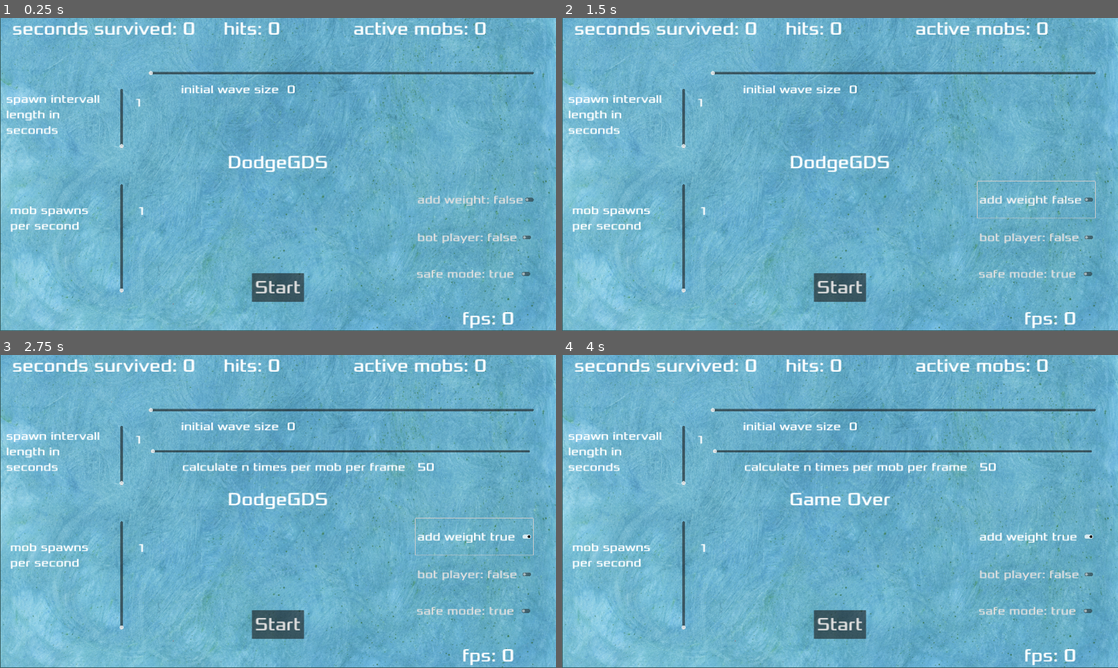
Above: before the commit, frames 1-4 (two rows, left to right).
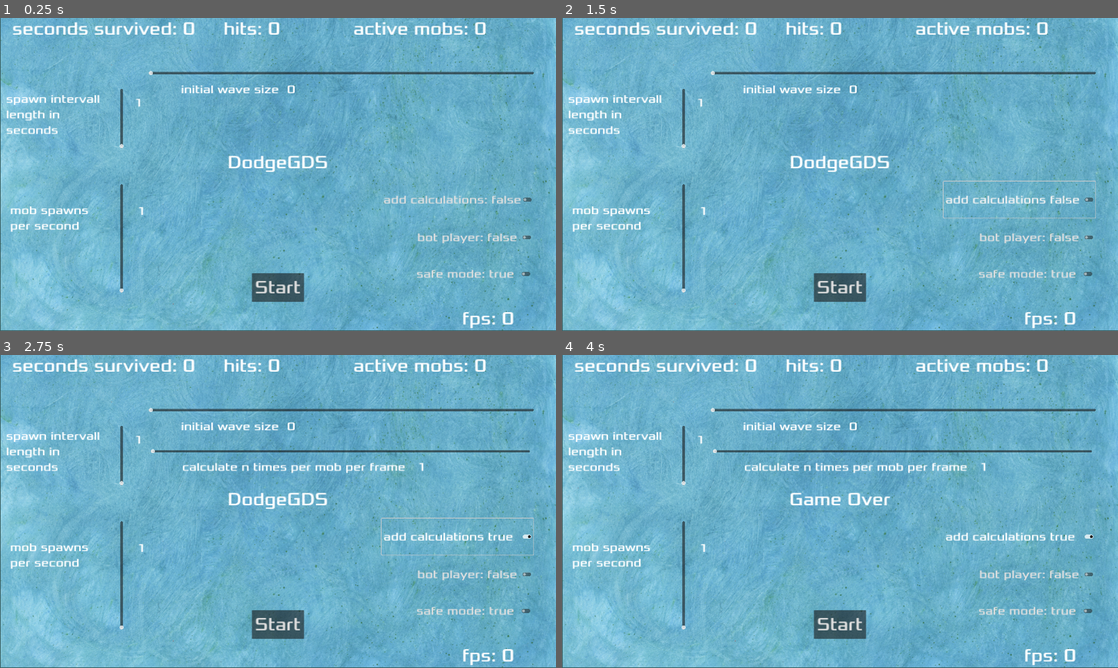
Above: after the commit, the same moments.

Repository: franziskusz/dodge-gds
Game: Godot game, scene res://Main.tscn
The game is run twice, just before and just after one commit, with the same random seed, the same clock (stepped at 60 frames per second) and the same inputs.
Inputs:
- Up to frame 1 (0.25 s): no input
- Up to frame 2 (1.5 s): click "add weight: false" (after the commit: "add calculations: false") at 0.5 s; click "add weight true" (after the commit: "add calculations true") at 1.25 s
- Up to frame 3 (2.75 s): click "add weight false" (after the commit: "add calculations false") at 2 s
- Up to frame 4 (4 s): click "Start" at 2.75 s; click "Stop" at 3.5 s

The runs differ from the first frame. In frame 1, 0.3% of the frame differs, in the area x 69-96%, y 56-60%; in frame 2, 0.4%; in frame 3, 0.5%, in the area x 68-96%, y 34-64%; in frame 4, 0.4%.

Commit message:
init weight to 1.0, change menu option name to "calculations", new icon

Diff:
--- a/HUD.gd
+++ b/HUD.gd
@@ -85,7 +85,7 @@
 func on_weight_switch():
 	has_weight = !has_weight
 	emit_signal("weight_switch", has_weight)
-	$WeightSwitch.text = "add weight " + str(has_weight)
+	$WeightSwitch.text = "add calculations " + str(has_weight)
 
 	if has_weight:
 		$WeightSlider.show()
@@ -154,7 +154,7 @@
 	$WeightSlider.set_ticks_on_borders(true)
 
 	$WeightSlider.value_changed.connect(update_weight_number_label)
-	update_weight_number_label(50.0);
+	update_weight_number_label(1.0);
 	$WeightSlider.hide()
 
 func update_weight_number_label(slider_value: float):
--- a/HUD.tscn
+++ b/HUD.tscn
@@ -122,13 +122,13 @@
 expand_icon = true
 
 [node name="WeightSwitch" type="CheckButton" parent="."]
-offset_left = 1435.0
+offset_left = 1318.0
 offset_top = 564.0
-offset_right = 1841.0
+offset_right = 1842.0
 offset_bottom = 690.0
 theme_override_fonts/font = ExtResource("1_poxll")
 theme_override_font_sizes/font_size = 41
-text = "add weight: false"
+text = "add calculations: false"
 expand_icon = true
 
 [node name="MobSpawnSlider" type="VSlider" parent="."]
--- a/Main.gd
+++ b/Main.gd
@@ -14,7 +14,7 @@
 var wave_size: int = 0
 var initial_wave_size: int = 0
 var mob_has_weight: bool = false
-var mob_weight: float = 50.0
+var mob_weight: float = 1.0
 
 signal safe_mode_shutdown()
 
Binary file added: icon.png
Not shown, changed: icon.png.import
Binary file removed: icon.webp
